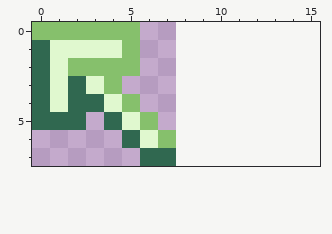
A pixel-art file gets an edit: aseprite stuff/cursor.ase. The picture above is the old version.
8x8 pixels, 1 frame. The old version is drawn lined up with the new one, on the new canvas.
Once edited:
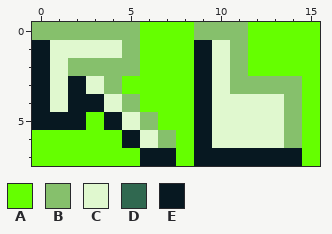
Palette (. is transparent): A #65ff00  B #86c06c  C #e0f8cf  D #306850  E #071821
The exact change:
canvas 8x8 -> 16x8
y 0: x 6..15 .......... -> AAABBBAAAA
y 1..2: x 0 D -> E; x 6..15 .......... -> AAAECBAAAA
y 3: x 0 D -> E; x 2 D -> E; x 5..15 ........... -> AAAAECBBBBA
y 4: x 0 D -> E; x 2..3 DD -> EE; x 6..15 .......... -> AAAECCCCBA
y 5: x 0..4 DDD.D -> EEEAE; x 7..15 ......... -> AAECCCCBA
y 6: x 0..5 .....D -> AAAAAE; x 8..15 ........ -> AECCCCBA
y 7: x 0..15 ......DD........ -> AAAAAAEEAEEEEEEA
Changed places in both pictures, as pixel boxes (x1, y1, x2, y2):
changed: (32, 22, 320, 166)
